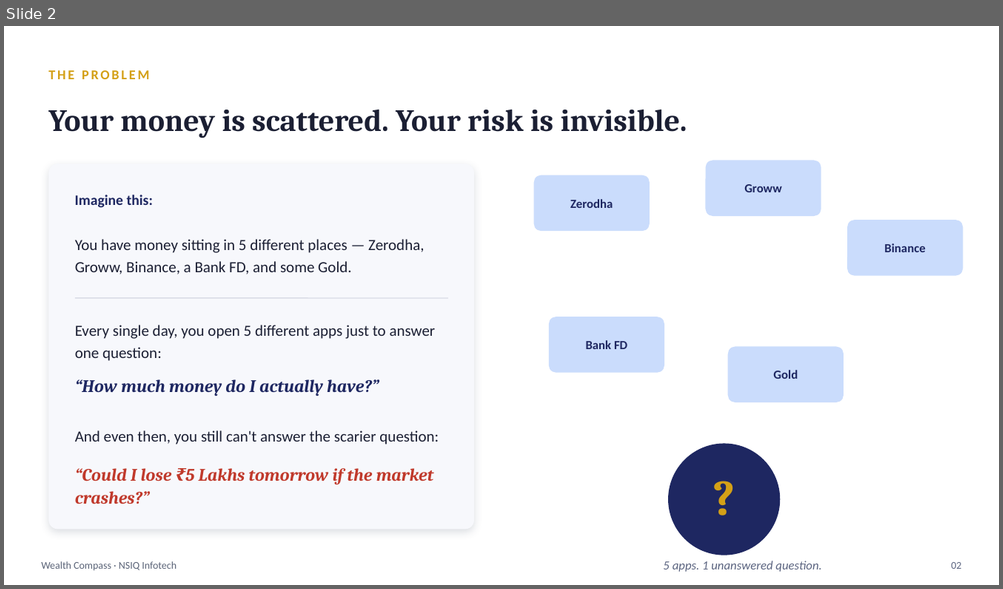
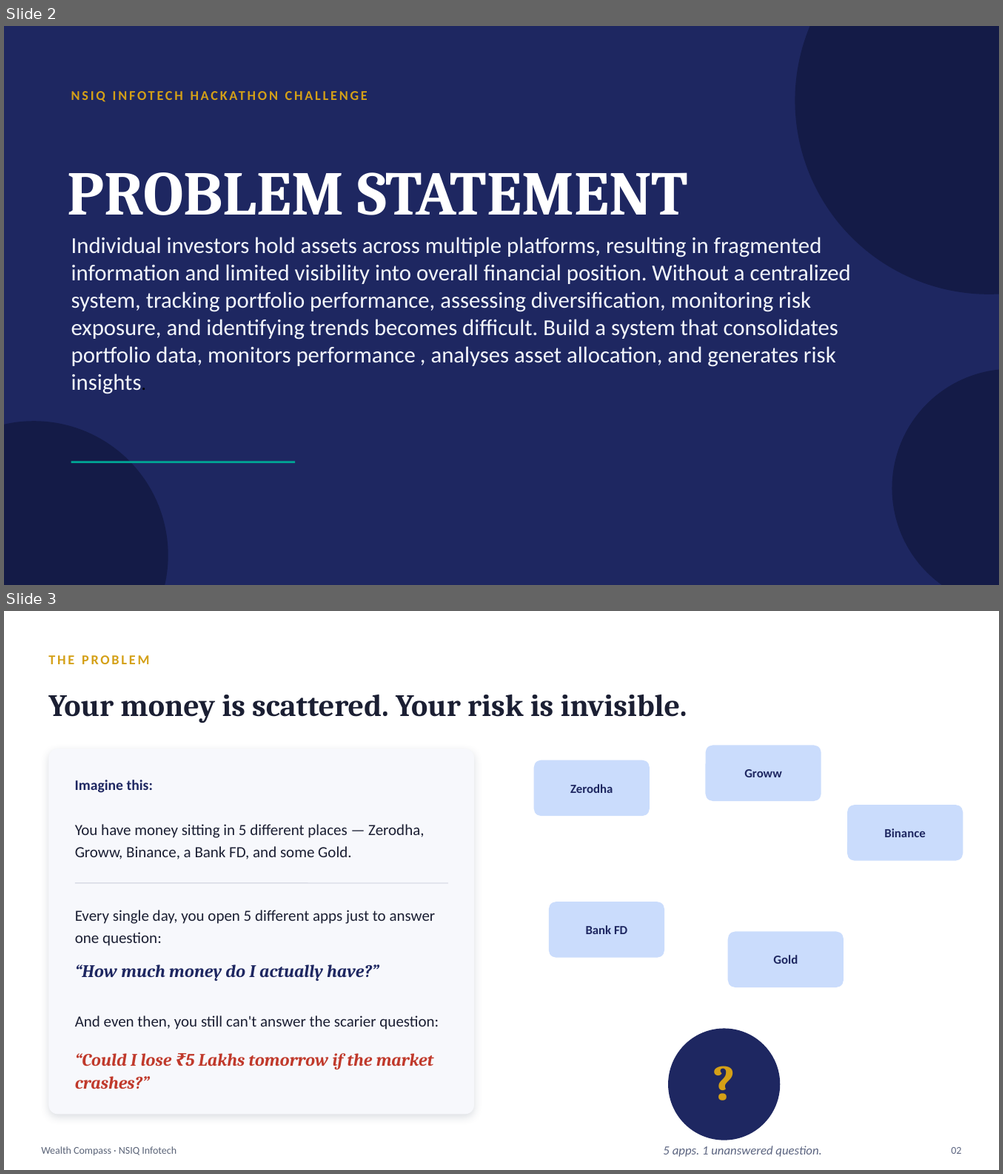
Before and after one commit to surajgolui2005-cell/wealth-compass, a slide deck: Wealth_Compass_Presentation.pptx. Shown one above the other, each under a label of ours: slide 2 before the commit, slides 2 and 3 after it. The pictures are 1003x589 and 1003x1174 pixels, drawn with LibreOffice and Linux fonts; fonts in the diff are those of the drawing. Boxes give left, top, right and bottom in pixels: in the first picture for what was removed or moved away, otherwise in the second. Text is boxed around its words. In the diff, an @@ line names an element or a change of style, - is before the commit and + after.

```diff
--- a/Wealth_Compass_Presentation.pptx
+++ b/Wealth_Compass_Presentation.pptx
@@ slide 2 added at (4,26,999,585), background #1E2761 @@
@@ ellipse added at (795,26,999,295), fill #141B47 @@
@@ text added at (71,82,743,108), 13 pt, text #D4A017, bold @@
+NSIQ INFOTECH HACKATHON CHALLENGE
@@ text added at (68,173,688,215), 60 pt, text #FFFFFF, bold @@
+PROBLEM STATEMENT
@@ text added at (71,237,851,395), 22 pt, text #F3F6FC @@
+Individual investors hold assets across multiple platforms, resulting in fragmented information and limited visibility into overall financial position. Without a centralized system, tracking portfolio performance, assessing diversification, monitoring risk exposure, and identifying trends becomes difficult. Build a system that consolidates portfolio data, monitors performance , analyses asset allocation, and generates risk insights.
@@ ellipse added at (892,369,999,585), fill #141B47 @@
@@ ellipse added at (4,421,168,585), fill #141B47 @@
@@ line added from (71, 463) to (295, 463), #00A896 2 pt @@
@@ what was slide 2 is now slide 3 @@
```
Also in this commit, not shown: 1 slide changed.
